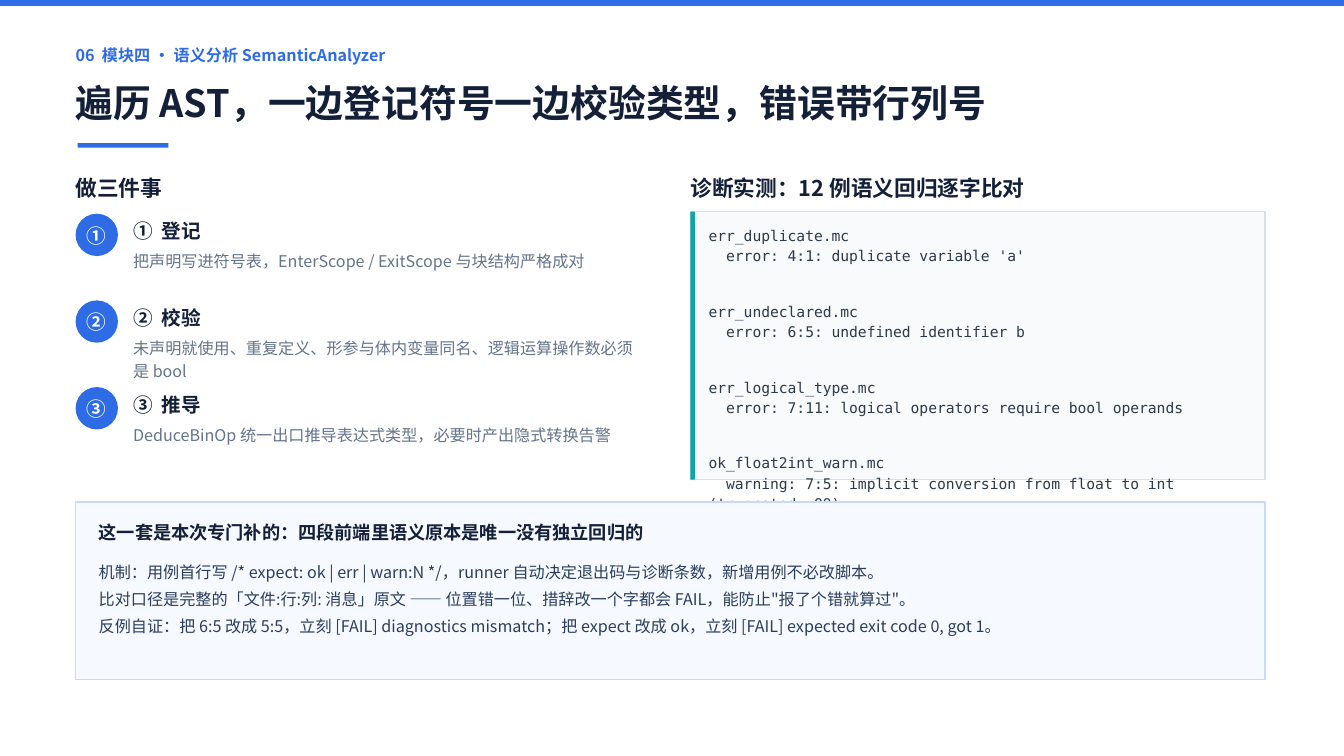
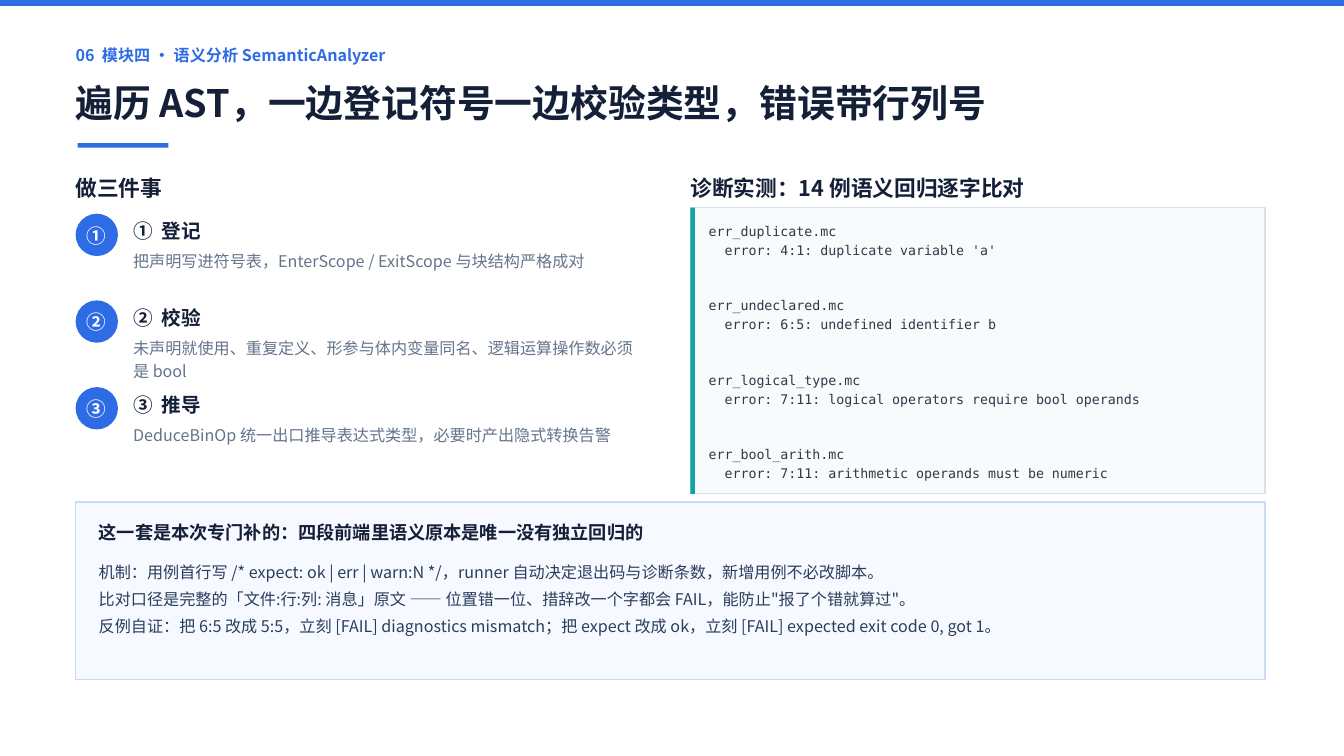
Before and after one commit to 9527-qincheng/MiniCCompiler, a slide deck: slide 7 of docs/MiniC编译器_答辩演示.pptx. Drawn at 1344x756 pixels with LibreOffice and Linux fonts; fonts in the diff are those of the drawing. Boxes give left, top, right and bottom in pixels: in the first picture for what was removed or moved away, otherwise in the second. Text is boxed around its words. In the diff, an @@ line names an element or a change of style, - is before the commit and + after.

Commit message:
feat: char 按整型参与算术与关系运算（C 的整型提升）
语义层的 IsNumeric 原先只认 int/float，而 IR 侧的 IsIntType 早就把
TOKEN_CHAR 当整数，两层口径分裂，实际表现就是 char 只能 print、不能参与
运算。这一轮把语义层对齐到 IR 侧（bool 仍然排除）。

- 改动唯一一处：SemanticAnalyzer::IsNumeric 增加 TOKEN_CHAR
- 目标代码零改动（char 数组元素 movb/movsbl，char 变量 movl）
- char + float 按 §8.1 Promote 提升为 float：c + 0.5 先插 ITOF 再相加
- 新增回归：quad/char_arith、codegen/char_arith、sema/ok_char_arith、
  sema/err_bool_arith（证明 bool 仍被拒）
- 变异测试：IsNumeric 去掉 TOKEN_CHAR 后 quad 与 codegen 两条同时 FAIL
- 计数：sema 12→14、quad 16→17、codegen 27→28

同步设计文档 §8.1 类型表、语法支持清单、interface.md 第 22 条、项目总结
§3.9、验收报告、README、plans、GUI 语法手册 6 处、答辩 PPT（14/17/28）。

```diff
--- a/docs/MiniC编译器_答辩演示.pptx
+++ b/docs/MiniC编译器_答辩演示.pptx
@@ text at box(690, 177, 1024, 198): text changed @@
-诊断实测：12 例语义回归逐字比对
+诊断实测：14 例语义回归逐字比对
@@ rectangle: place and size @@
-rectangle at box(691, 212, 1265, 480)
+rectangle at box(691, 208, 1265, 494)
@@ rectangle: place and size @@
-rectangle at box(691, 212, 695, 480)
+rectangle at box(691, 208, 695, 494)
@@ text at box(709, 226, 1140, 407): size 10.5 to 9.5 pt in "err_duplicate.mc", "error: 4:1: duplicate variable 'a'", "err_undeclared.mc", "error: 6:5: undefined identifier b" and 3 more places; line spacing 1.16 to 1.2 @@
@@ text at box(709, 449, 1108, 481): paragraphs added @@
+err_bool_arith.mc
+error: 7:11: arithmetic operands must be numeric
@@ text at box(709, 477, 1174, 503): text changed; size 10.5 to 9.5 pt @@
-warning: 7:5: implicit conversion from float to int (truncated, Q9)
+warning: 7:5: implicit conversion from float to int
```
Also in this commit, not shown: 4 other slides changed, 18 other files.
